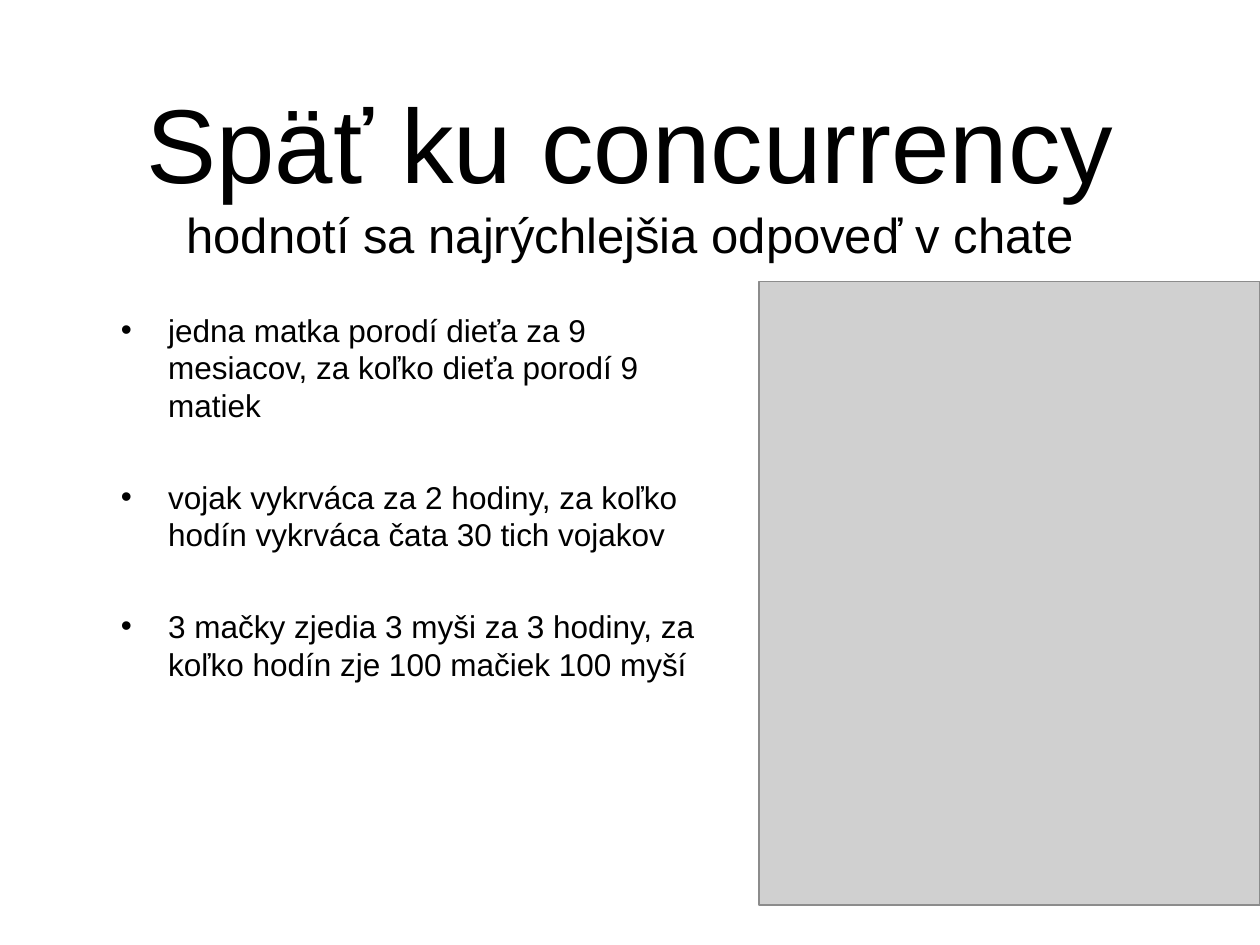
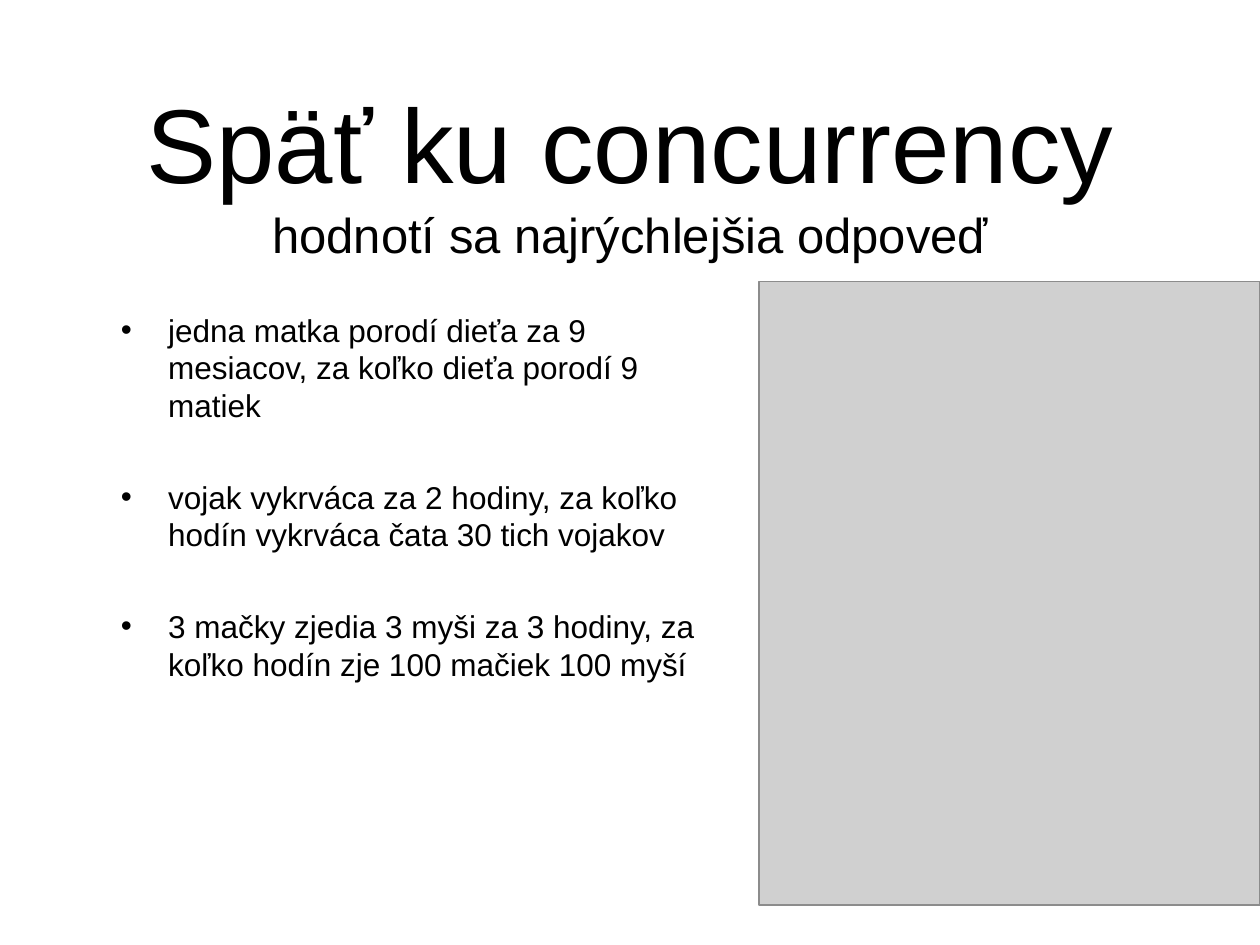
Before and after one commit to Programovanie4/Prednasky, a slide deck: slide 23 of 10/10_java.ppt (slide 22 before the commit). Drawn at 1260x945 pixels with LibreOffice and Linux fonts; fonts in the diff are those of the drawing; grey boxes stand for pictures. Boxes give left, top, right and bottom in pixels: in the first picture for what was removed or moved away, otherwise in the second. Text is boxed around its words. In the diff, an @@ line names an element or a change of style, - is before the commit and + after.

```diff
--- a/10/10_java.ppt
+++ b/10/10_java.ppt
@@ title at box(146, 107, 1113, 263): text changed @@
-Späť ku concurrency
-hodnotí sa najrýchlejšia odpoveď v chate
+Späť ku concurrency
+hodnotí sa najrýchlejšia odpoveď
```
Also in this commit, not shown: 4 other slides changed, 1 slide added, 3 other files.
